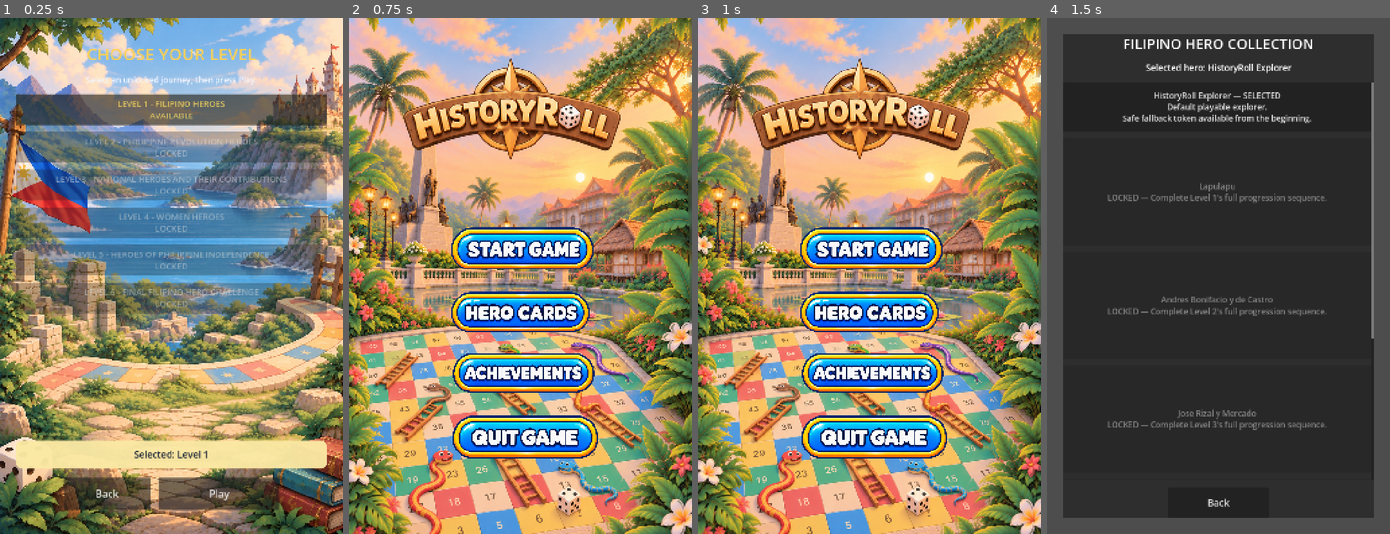
Above: before the commit, frames 1-4 (left to right).
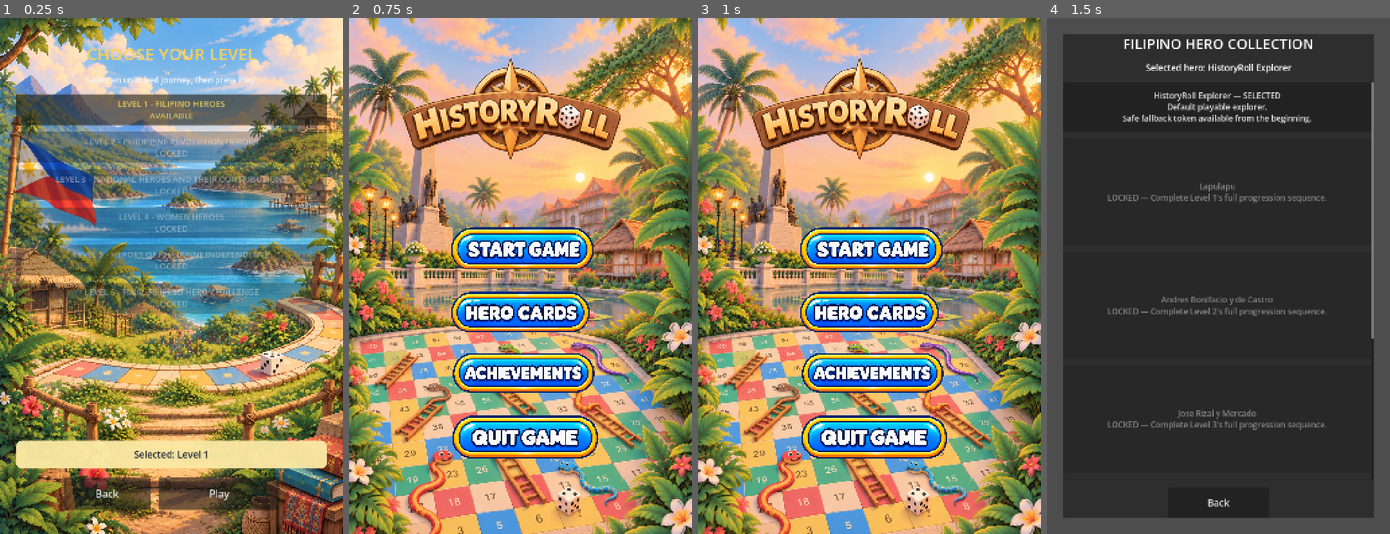
Above: after the commit, the same moments.

Repository: Aria534/HistoryRoll
Game: Godot game, scene res://level_selection.tscn
Same seed, same stepped clock (60 frames per second), same inputs: the game is played once before the commit and once after it. This scene is started directly instead of the project's main scene.
Inputs (mouse positions are in pixels of both pictures, inside the frame that each line leads up to):
- Up to frame 1 (0.25 s): no input
- Up to frame 2 (0.75 s): click "Back" at 0.5 s
- Up to frame 3 (1 s): no input
- Up to frame 4 (1.5 s): click (1221, 250) at 1.25 s

The runs differ from the first frame. In frame 1, 52% of the frame differs, in the area x 0-100%, y 0-100%; in frame 2, nothing differs; in frame 3, nothing differs; in frame 4, nothing differs.

Commit message:
Fix level selection status and persistence

Diff:
--- a/level_selection.gd
+++ b/level_selection.gd
@@ -24,13 +24,33 @@
 
 func _ready() -> void:
 	if progress_manager == null:
-		progress_manager = get_node("/root/ProgressManager")
+		progress_manager = get_node_or_null("/root/ProgressManager")
+	if not _validate_required_nodes():
+		return
 	back_button.pressed.connect(_on_back_pressed)
 	play_button.pressed.connect(_on_play_pressed)
 	_setup_animated_button(back_button)
 	_setup_animated_button(play_button)
 	progress_manager.progress_changed.connect(_refresh_levels)
 	_refresh_levels()
+
+
+func _validate_required_nodes() -> bool:
+	var missing_nodes: Array[String] = []
+	if level_list == null:
+		missing_nodes.append("LevelList")
+	if selection_label == null:
+		missing_nodes.append("SelectionLabel")
+	if back_button == null:
+		missing_nodes.append("BackButton")
+	if play_button == null:
+		missing_nodes.append("PlayButton")
+	if progress_manager == null:
+		missing_nodes.append("/root/ProgressManager")
+	if not missing_nodes.is_empty():
+		push_error("Level Selection is missing required nodes: %s" % ", ".join(missing_nodes))
+		return false
+	return true
 
 
 func _refresh_levels() -> void:
@@ -101,6 +121,7 @@
 func _on_play_pressed() -> void:
 	if selected_level_id < 1 or not progress_manager.is_level_unlocked(selected_level_id):
 		selection_label.text = "Select an unlocked level first."
+		play_button.disabled = true
 		return
 	if progress_manager.has_pending_progression(selected_level_id):
 		match progress_manager.progression_stage:
--- a/level_selection.tscn
+++ b/level_selection.tscn
@@ -1,7 +1,7 @@
 [gd_scene format=3 uid="uid://dqnvxi15q2xue"]
 
 [ext_resource type="Script" uid="uid://bi0rgtrdac8qr" path="res://level_selection.gd" id="1_level"]
-[ext_resource type="Texture2D" uid="uid://d0tbtxkqj58wb" path="res://assets/background/Pastel Castle Overlook by the Sea.png" id="2_au0oc"]
+[ext_resource type="Texture2D" uid="uid://dii48lafhmts6" path="res://assets/background/Dreamy Philippine Bay Boardwalk.png" id="2_au0oc"]
 
 [sub_resource type="StyleBoxEmpty" id="StyleBoxEmpty_au0oc"]
 
@@ -102,7 +102,7 @@
 layout_mode = 2
 theme_override_colors/font_color = Color(0.12, 0.16, 0.23, 1)
 theme_override_font_sizes/font_size = 28
-text = "Select a level"
+text = "Select an unlocked level"
 horizontal_alignment = 1
 vertical_alignment = 1
 autowrap_mode = 2
--- a/progress_manager.gd
+++ b/progress_manager.gd
@@ -54,7 +54,10 @@
 func select_level(level_id: int) -> bool:
 	if not is_level_unlocked(level_id):
 		return false
+	var selection_changed := selected_level != level_id
 	selected_level = level_id
+	if selection_changed:
+		save_progress()
 	return true
 
 
@@ -198,6 +201,7 @@
 		"selected_hero": selected_hero,
 		"best_scores": best_scores,
 		"last_level_stats": last_level_stats,
+		"selected_level": selected_level,
 		"pending_progression_level": pending_progression_level,
 		"progression_stage": progression_stage,
 		"game_completed": game_completed,
@@ -227,7 +231,6 @@
 		save_progress()
 	else:
 		_load_version_two(data)
-	selected_level = 1
 	progress_changed.emit()
 
 
@@ -250,6 +253,9 @@
 		best_scores = (data.get("best_scores", {}) as Dictionary).duplicate(true)
 	if data.get("last_level_stats", {}) is Dictionary:
 		last_level_stats = (data.get("last_level_stats", {}) as Dictionary).duplicate(true)
+	selected_level = clampi(int(data.get("selected_level", 1)), 1, highest_unlocked_level)
+	if not LevelCatalog.has_level(selected_level):
+		selected_level = 1
 	pending_progression_level = int(data.get("pending_progression_level", 0))
 	progression_stage = str(data.get("progression_stage", ""))
 	game_completed = bool(data.get("game_completed", completed_levels.has(LevelCatalog.get_highest_level_id())))
--- /dev/null
+++ b/tests/level_selection_test.gd
@@ -0,0 +1,108 @@
+extends SceneTree
+
+const LevelSelectionScene = preload("res://level_selection.tscn")
+const ProgressManagerScript = preload("res://progress_manager.gd")
+
+var _passed := 0
+var _failed := 0
+var _save_path := "user://historyroll_level_selection_test.json"
+
+
+func _init() -> void:
+	call_deferred("_run")
+
+
+func _run() -> void:
+	_cleanup()
+	await _test_fresh_level_selection()
+	await _test_saved_selection_and_pending_progression()
+	_cleanup()
+	print("Level Selection tests: %d passed, %d failed." % [_passed, _failed])
+	quit(0 if _failed == 0 else 1)
+
+
+func _test_fresh_level_selection() -> void:
+	var progress = ProgressManagerScript.new()
+	progress.save_path = _save_path
+	var requested_scenes: Array[String] = []
+	var screen = LevelSelectionScene.instantiate()
+	screen.progress_manager = progress
+	screen.scene_change_handler = func(path: String): requested_scenes.append(path)
+	get_root().add_child(screen)
+	await process_frame
+
+	var selection_label := screen.get_node_or_null("%SelectionLabel")
+	_check(selection_label is Label, "SelectionLabel exists and resolves as a unique Label")
+	_check(screen._validate_required_nodes(), "required-node validation succeeds")
+	_check(screen.level_buttons.size() == 6, "all six temporary level buttons are generated")
+	_check(not screen.level_buttons[1].disabled, "Level 1 is unlocked by default")
+	for level_id: int in range(2, 7):
+		_check(screen.level_buttons[level_id].disabled, "Level %d is disabled while locked" % level_id)
+	_check(screen.selected_level_id == 1, "saved default Level 1 selection is restored")
+	_check(selection_label.text == "Selected: Level 1", "selected-level message updates without a null error")
+	_check(not screen.play_button.disabled, "Play is enabled for the selected playable level")
+
+	screen._on_level_pressed(2)
+	_check(selection_label.text == "That level is still locked.", "locked-level selection displays its status message")
+	screen.selected_level_id = 0
+	screen._on_play_pressed()
+	_check(selection_label.text == "Select an unlocked level first.", "Play rejects an unavailable selection clearly")
+	_check(screen.play_button.disabled, "Play disables itself when the current selection is unavailable")
+
+	screen._select_level(1)
+	screen.play_button.pressed.emit()
+	_check(requested_scenes == ["res://gameplay_placeholder.tscn"], "Play loads Level 1 gameplay through its button signal")
+	requested_scenes.clear()
+	screen.back_button.pressed.emit()
+	_check(requested_scenes == ["res://main_menu_tscn.tscn"], "Back opens the Main Menu through its button signal")
+	_check(screen.back_button.mouse_entered.get_connections().size() > 0, "Back hover animation remains connected")
+	_check(screen.play_button.button_down.get_connections().size() > 0, "Play press animation remains connected")
+	_check(screen.size.x < screen.size.y, "Level Selection uses the portrait project viewport")
+
+	screen.queue_free()
+	await process_frame
+	progress.free()
+
+
+func _test_saved_selection_and_pending_progression() -> void:
+	var progress = ProgressManagerScript.new()
+	progress.save_path = _save_path
+	progress.highest_unlocked_level = 2
+	_check(progress.select_level(2), "an unlocked Level 2 selection can be saved")
+	progress.save_progress()
+	var reloaded = ProgressManagerScript.new()
+	reloaded.save_path = _save_path
+	reloaded.load_progress()
+	_check(reloaded.selected_level == 2, "selected level survives save reload")
+	_check(reloaded.select_level(1), "Level 1 can be reselected for progression testing")
+	_check(reloaded.record_board_completion(1, 100, {}), "test board completion creates pending progression")
+
+	var requested_scenes: Array[String] = []
+	var screen = LevelSelectionScene.instantiate()
+	screen.progress_manager = reloaded
+	screen.scene_change_handler = func(path: String): requested_scenes.append(path)
+	get_root().add_child(screen)
+	await process_frame
+	_check(screen.play_button.text == "Continue", "pending progression changes Play to Continue")
+	screen.play_button.pressed.emit()
+	_check(requested_scenes == ["res://story_mode.tscn"], "pending results progression resumes Story Mode")
+	_check(reloaded.progression_stage == reloaded.STAGE_POST_STORY, "pending progression advances without resetting save data")
+
+	screen.queue_free()
+	await process_frame
+	progress.free()
+	reloaded.free()
+
+
+func _cleanup() -> void:
+	if FileAccess.file_exists(_save_path):
+		DirAccess.remove_absolute(ProjectSettings.globalize_path(_save_path))
+
+
+func _check(condition: bool, description: String) -> void:
+	if condition:
+		_passed += 1
+		print("PASS: ", description)
+	else:
+		_failed += 1
+		push_error("FAIL: %s" % description)
Binary file added: assets/background/Dreamy Philippine Bay Boardwalk.png
Not shown, added: assets/background/Dreamy Philippine Bay Boardwalk.png.import
Not shown, added: tests/level_selection_test.gd.uid
